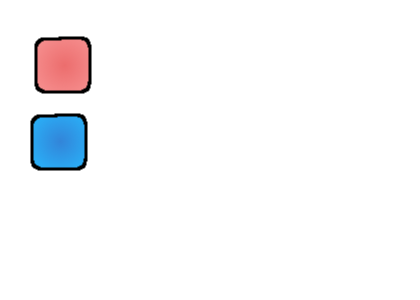
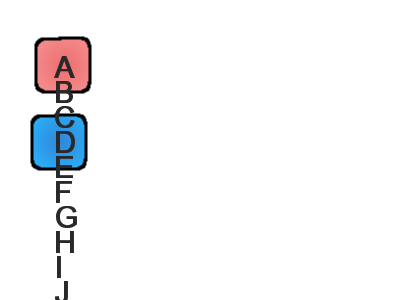
Comparing the layer stacks of the two (420, 300) images. Changes:
added layer "A ..." above "Arrière-plan" over [54, 56, 77, 300]
